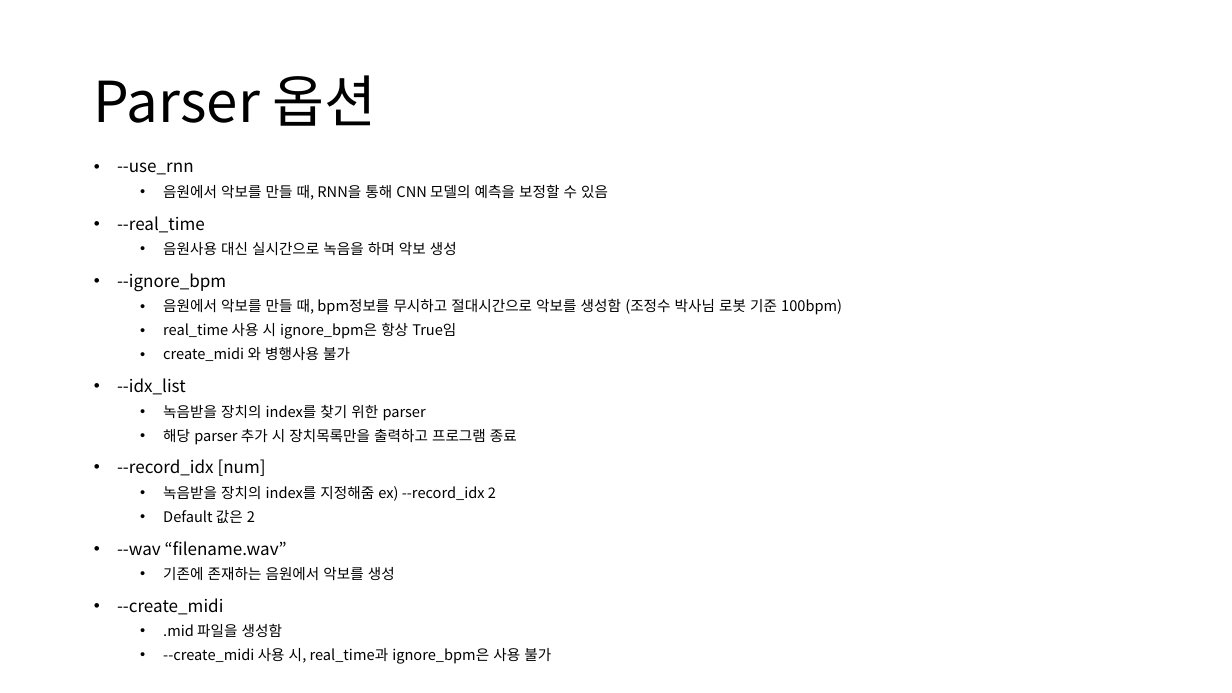
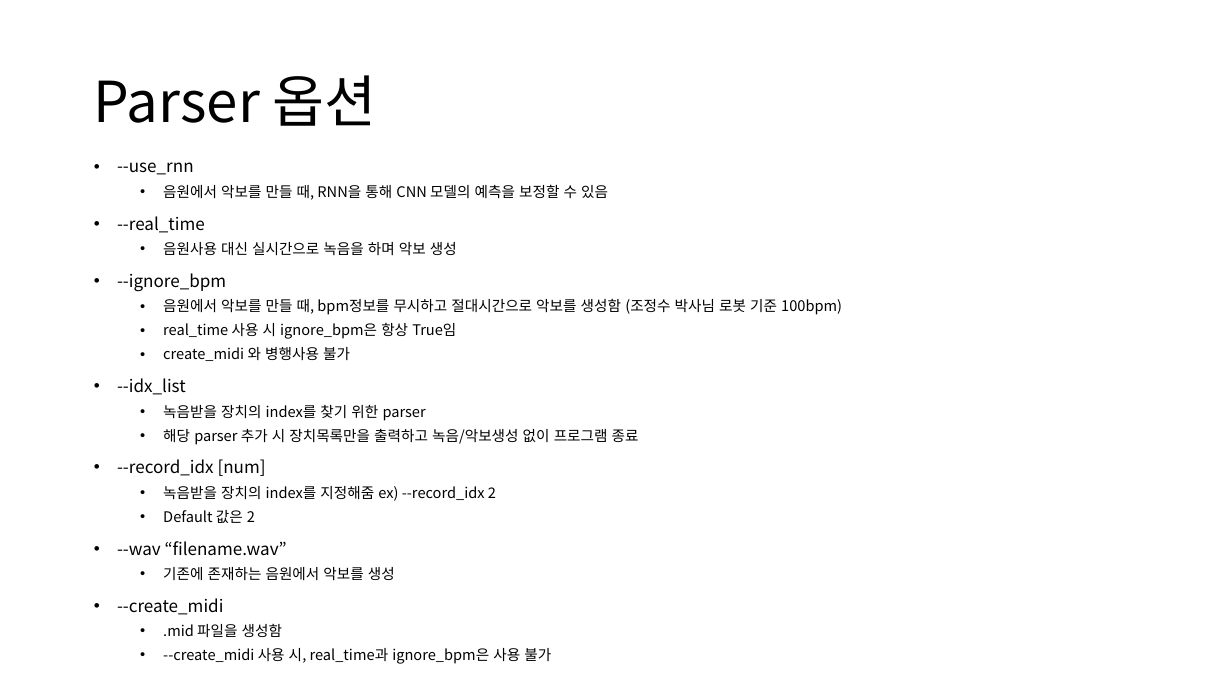
Before and after one commit to cid2rrrr/DRUMMM, a slide deck: slide 6 of 청음지능 인수인계.pptx. Drawn at 1232x693 pixels with LibreOffice and Linux fonts; fonts in the diff are those of the drawing. Boxes give left, top, right and bottom in pixels: in the first picture for what was removed or moved away, otherwise in the second. Text is boxed around its words. In the diff, an @@ line names an element or a change of style, - is before the commit and + after.

```diff
--- a/청음지능 인수인계.pptx
+++ b/청음지능 인수인계.pptx
@@ text at (163,429,639,445): text changed @@
-  • 해당 parser 추가 시 장치목록만을 출력하고 프로그램 종료
+  • 해당 parser 추가 시 장치목록만을 출력하고 녹음/악보생성 없이 프로그램 종료
```
Also in this commit, not shown: 2 other slides changed.
